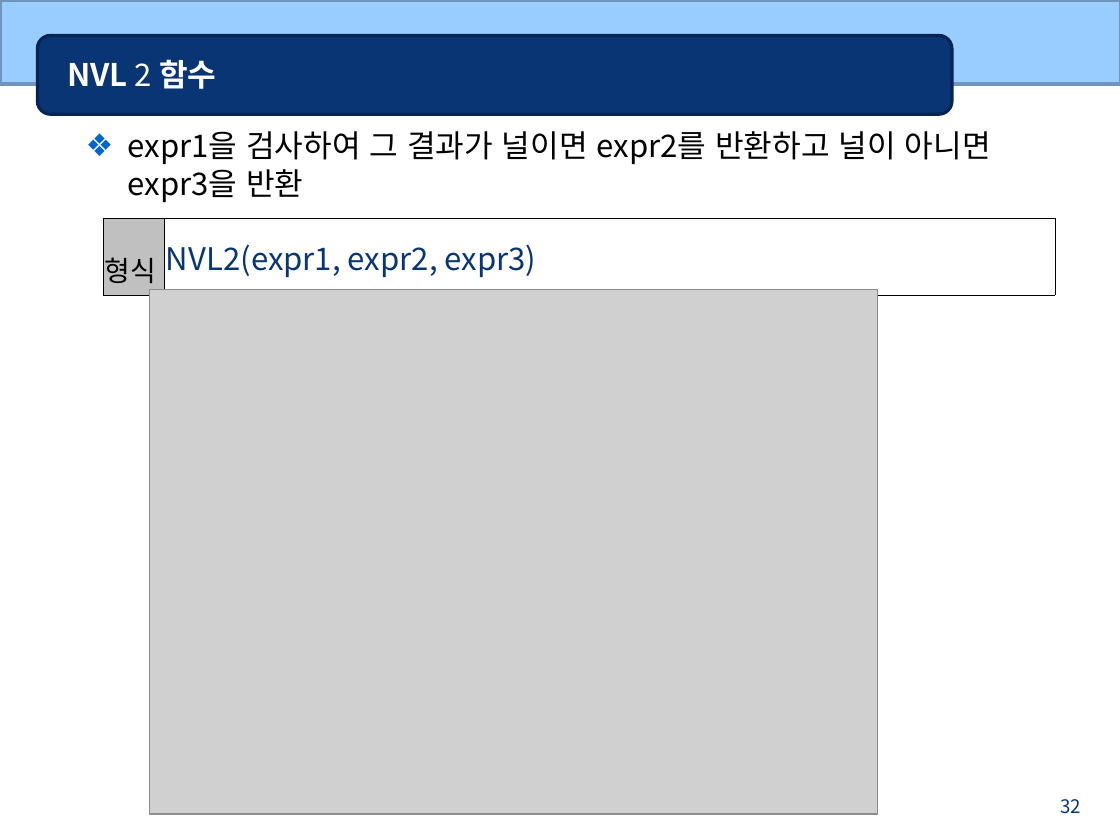
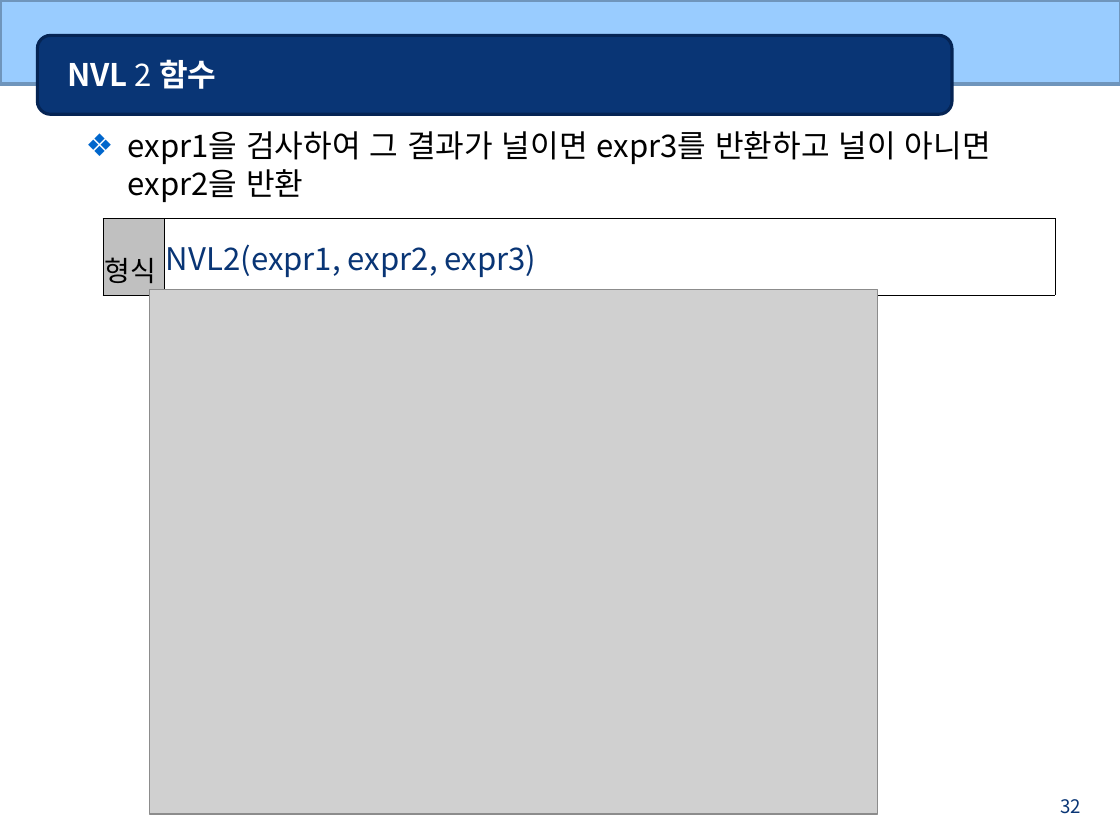
Before and after one commit to bcchoi518/Gukbi, a slide deck: slide 32 of 6_Oracle(DB)/oracle_ppt/04 다양한 함수.ppt. Drawn at 1120x840 pixels with LibreOffice and Linux fonts; fonts in the diff are those of the drawing; grey boxes stand for pictures. Boxes give left, top, right and bottom in pixels: in the first picture for what was removed or moved away, otherwise in the second. Text is boxed around its words. In the diff, an @@ line names an element or a change of style, - is before the commit and + after.

```diff
--- a/6_Oracle(DB)/oracle_ppt/04 다양한 함수.ppt
+++ b/6_Oracle(DB)/oracle_ppt/04 다양한 함수.ppt
@@ text at box(128, 131, 991, 202): text changed @@
-❖ expr1을 검사하여 그 결과가 널이면 expr2를 반환하고 널이 아니면 expr3을 반환
+❖ expr1을 검사하여 그 결과가 널이면 expr3를 반환하고 널이 아니면 expr2을 반환
```
Also in this commit, not shown: 32 other files.
